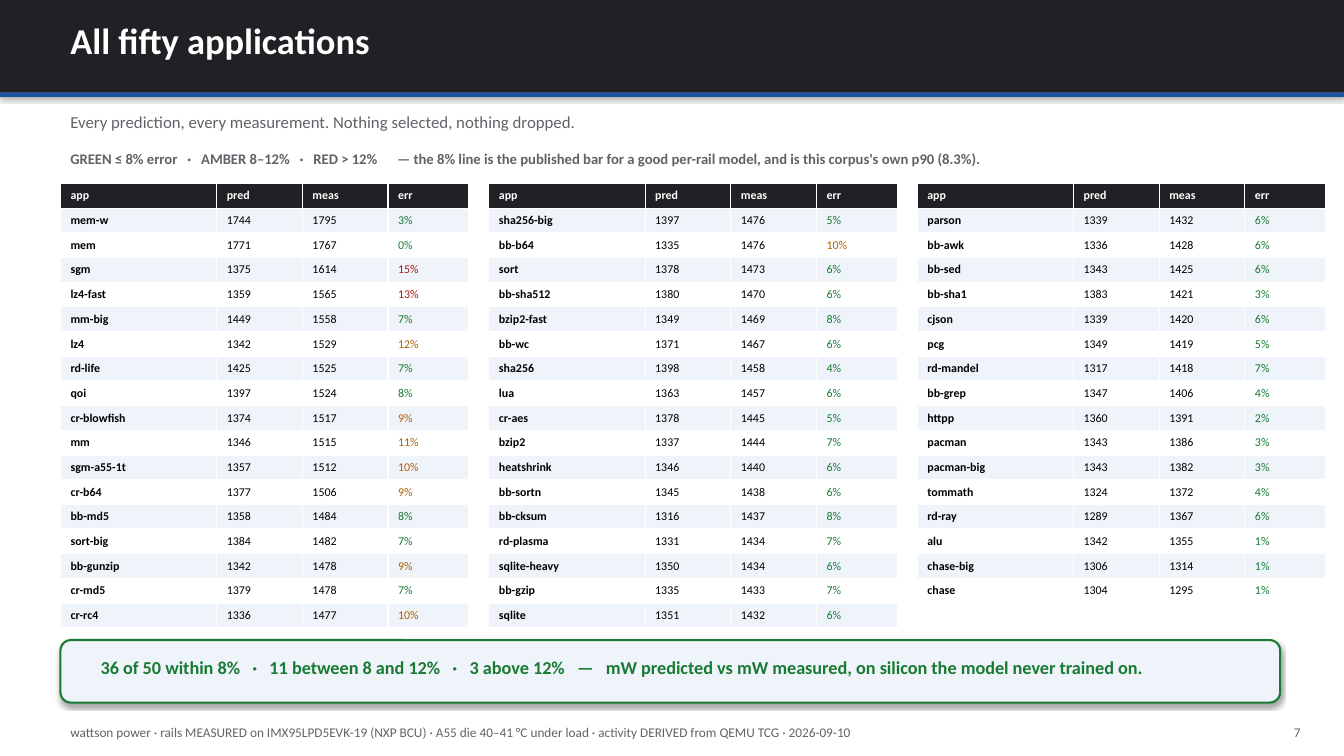
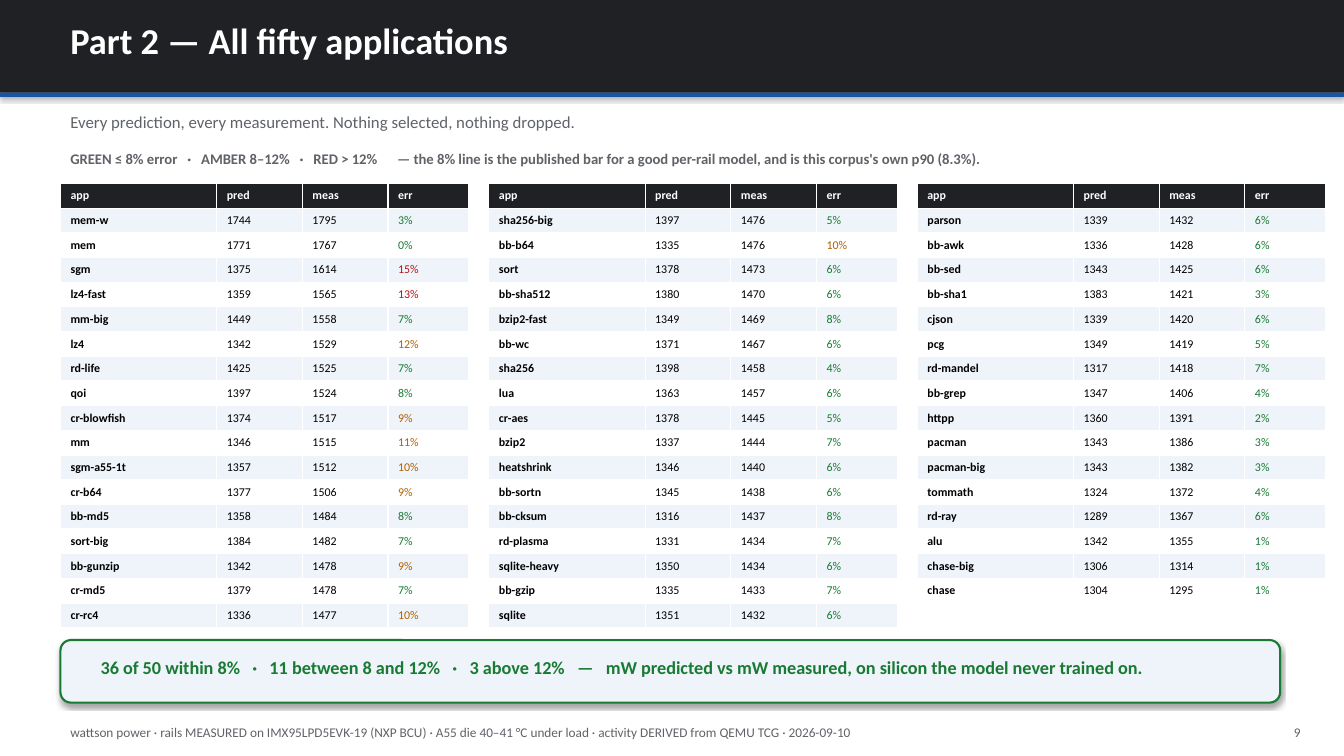
Before and after one commit to kylefoxaustin/wattson, a slide deck: slide 9 of xcheck/wattson-power.pptx (slide 7 before the commit). Drawn at 1344x756 pixels with LibreOffice and Linux fonts; fonts in the diff are those of the drawing. Boxes give left, top, right and bottom in pixels: in the first picture for what was removed or moved away, otherwise in the second. Text is boxed around its words. In the diff, an @@ line names an element or a change of style, - is before the commit and + after.

Commit message:
xcheck: restructure around the two questions, add Part 1 activity results
The deck argued the power result without ever showing the prior question it
depends on: does QEMU reproduce the ACTIVITY the silicon generates? The data
existed (out50/*.base.json vs out50/*.hw.json, 50 pairs) but was never
analysed or presented.

Part 1 - activity factors, now in RESULTS-activity.csv:

  instructions   1.75% MAPE, 0.65% median, 41 of 50 within 2%, worst 15.4%
  bandwidth      over-reported 78-149% on the 3 apps above 0.5 GB/s

The bandwidth gap is write streaming: the A55 skips read-for-ownership on a
full cache-line write, so the line is never fetched; QEMU's cache model
allocates it anyway. Single mechanism, and the same one that shows up as the
6.5% vs 1.4% QEMU/PMU split on the streaming multi-app control.

Why the power result survives it: 47 of 50 applications run below 0.5 GB/s
where the entire bandwidth term is worth under 27 mW of a ~1400 mW budget.
Stated on the slide rather than left for a reader to find.

Deck goes 9 -> 12 slides: verdict slide reframed as two questions, two new
Part 1 slides, Part 2 labelling on the power slides, and a closing slide on
what the result licenses - that predicting power on working silicon is not
itself valuable, that the value requires architecture and memory map early
enough to stand up a QEMU model with a full Linux BSP well before tapeout,
and that once that exists both halves are demonstrated: QEMU supplies the
activity factors, a power model carrying estimated gate power turns them into
estimates.

Also fixes stale values in the licenses table (vdd_soc 4.5->4.1, vdd_arm
worst 20->25.2, multi-app 2.7->3.6) and drops its reference to the retracted
insns/3 stall-heavy explanation. Deck now reads activity from
RESULTS-activity.csv rather than recomputing, so the workbook and slides
cannot disagree. Workbook gains an 'activity factors' tab.

An early prs.save() meant the appended closing slide was built but never
written; save moved to end of file.

```diff
--- a/xcheck/wattson-power.pptx
+++ b/xcheck/wattson-power.pptx
@@ text at box(70, 28, 507, 60): text changed @@
-All fifty applications
+Part 2 — All fifty applications
@@ text at box(1294, 728, 1301, 737): text changed @@
-7
+9
```
Also in this commit, not shown: 6 other slides changed, 4 slides added, 1 slide removed, 5 other files.
